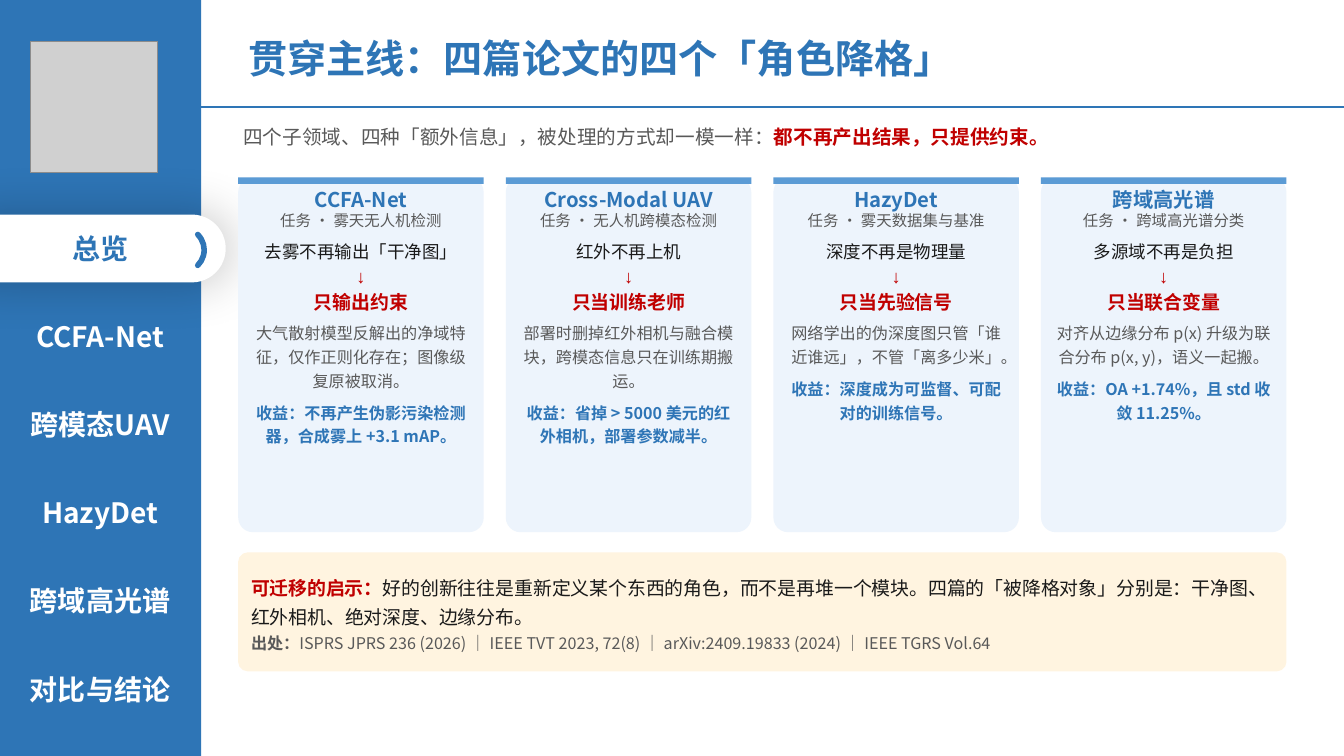
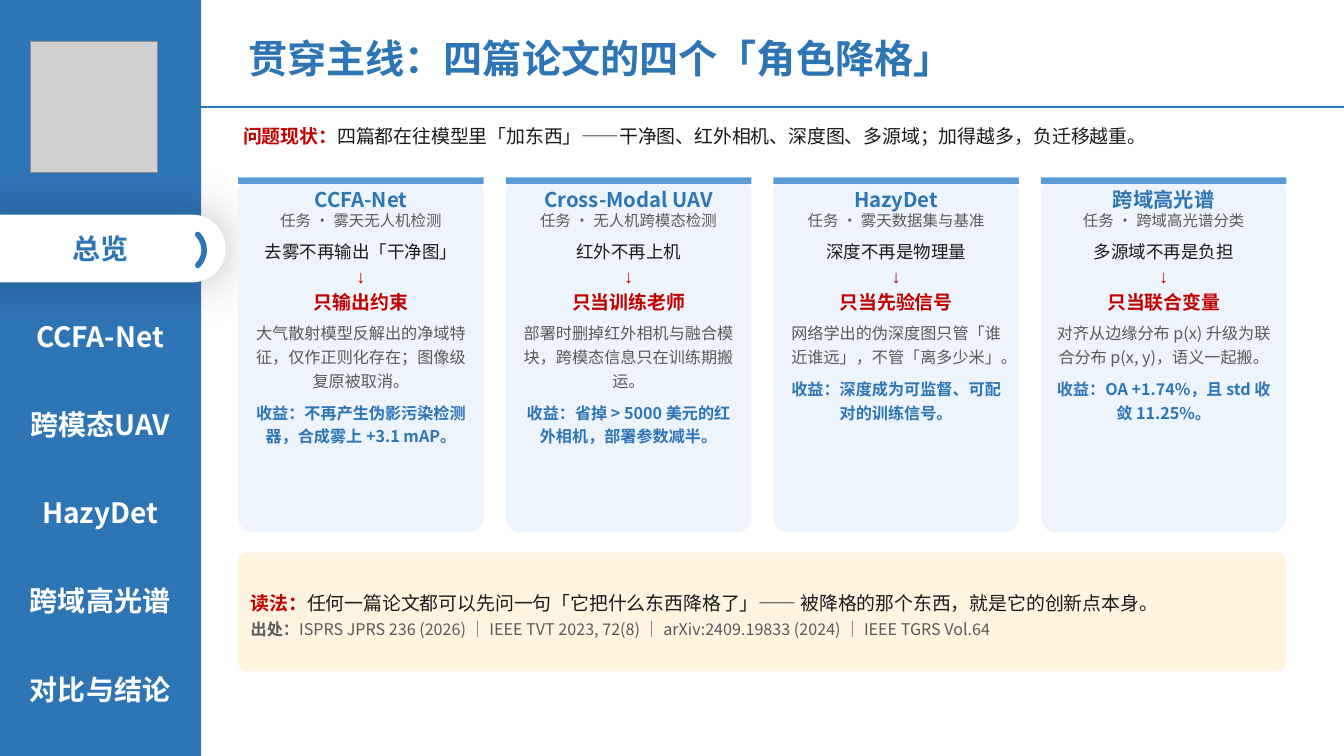
Before and after one commit to 139876/paper-notes, a slide deck: slide 4 of 论文精读/3-HazyDet精读/附件/四篇论文-组会汇报.pptx. Drawn at 1344x756 pixels with LibreOffice and Linux fonts; fonts in the diff are those of the drawing; grey boxes stand for pictures. Boxes give left, top, right and bottom in pixels: in the first picture for what was removed or moved away, otherwise in the second. Text is boxed around its words. In the diff, an @@ line names an element or a change of style, - is before the commit and + after.

```diff
--- a/论文精读/3-HazyDet精读/附件/四篇论文-组会汇报.pptx
+++ b/论文精读/3-HazyDet精读/附件/四篇论文-组会汇报.pptx
@@ text at <box>243,127,1146,146</box>: text changed; size 14 to 13.5 pt; text colour #595959 to #1A1A1A @@
-四个子领域、四种「额外信息」，被处理的方式却一模一样：都不再产出结果，只提供约束。
+问题现状：四篇都在往模型里「加东西」——干净图、红外相机、深度图、多源域；加得越多，负迁移越重。
@@ text in rounded rectangle at <box>251,594,1158,612</box>: text changed @@
-可迁移的启示：好的创新往往是重新定义某个东西的角色，而不是再堆一个模块。四篇的「被降格对象」分别是：干净图、红外相机、绝对深度、边缘分布。
+读法：任何一篇论文都可以先问一句「它把什么东西降格了」—— 被降格的那个东西，就是它的创新点本身。
```
Also in this commit, not shown: 12 other slides changed, 1 slide removed.
